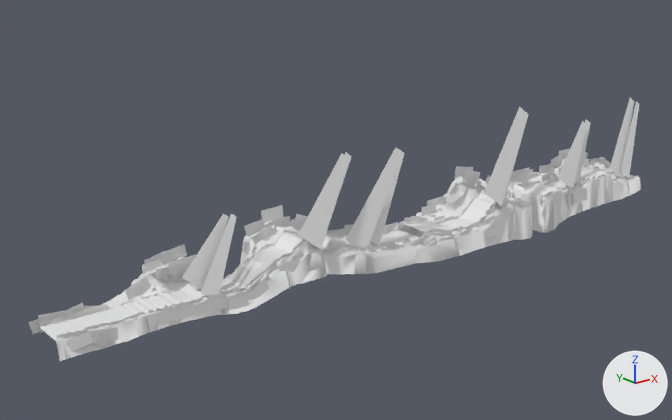
An edit to the FBX model Assets/Arts/Map/Models/Theme_01/Forest_08.fbx, drawn before and after from the same camera.
One viewpoint serves both versions: a 50 mm camera at (-119.0, -323.0, 154.0) aimed at (167.0, 35.0, 10.0). The lights are fixed; the arrows at lower right show +X, +Y and +Z. Where no turn or scale is listed for an object, it has been applied to the vertices. Vertices at the same position are counted once.

The first picture shows 'Ground_01', 'Light_01', 'Mountain_01', 'Tree_01'.
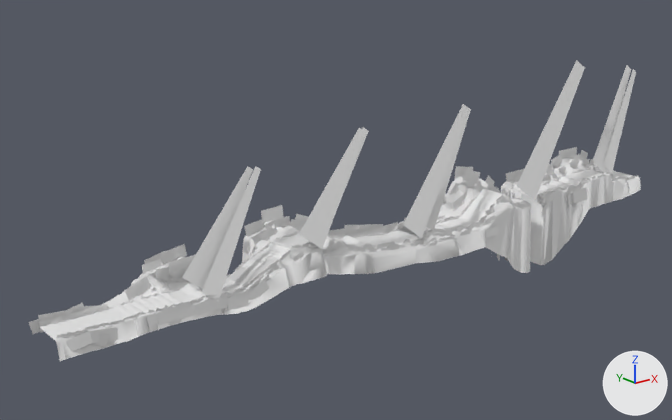
Changed parts and their boxes (x1, y1, x2, y2) in the pictures (672 x 420 px; the box of a moved part takes in the faces that stretch with it):
```json
{"object": "Light_01", "change": "reshaped", "before": [182, 97, 639, 302], "after": [182, 60, 636, 302], "on screen": "18% taller"}
{"object": "Mountain_01", "change": "reshaped", "before": [54, 159, 641, 361], "after": [54, 158, 641, 361]}
{"part": 1, "of": "me_mesh_001", "change": "moved or reshaped", "before": [505, 114, 529, 197], "after": [517, 60, 585, 201]}
{"part": 2, "of": "me_mesh_001", "change": "moved or reshaped", "before": [621, 102, 639, 178], "after": [593, 65, 631, 173]}
{"part": 3, "of": "me_mesh_001", "change": "rebuilt", "before": [610, 97, 634, 177], "after": [603, 69, 636, 172], "on screen": "36% wider, 28% taller"}
{"part": 4, "of": "me_mesh_001", "change": "deleted", "before": [558, 121, 587, 188]}
{"part": 5, "of": "me_mesh_001", "change": "deleted", "before": [575, 119, 591, 185]}
{"part": 6, "of": "me_mesh_001", "change": "moved or reshaped", "before": [195, 107, 528, 299], "after": [194, 104, 555, 299]}
{"part": 7, "of": "me_mesh_003", "change": "moved or reshaped", "before": [240, 229, 317, 270], "after": [242, 229, 318, 270]}
{"part": 8, "of": "me_mesh_003", "change": "moved or reshaped", "before": [485, 184, 589, 247], "after": [485, 184, 589, 273]}
```

Edits to the scene script, one JSON object a line:
```json
{"block": "me_mesh_001", "where": "# used by ob_light_01; location = (170.1, 3.2, 19.1)"}
{"op": "remove", "block": "me_mesh_001", "code": "me_mesh_001.from_pydata(...)  # 120 vertices, 48 faces; spans x -110.0..231.0, y -9.0..17.0, z -21.0..34.0"}
{"op": "add", "block": "me_mesh_001", "code": "me_mesh_001.from_pydata(...)  # 100 vertices, 40 faces; spans x -110.0..232.0, y -9.0..22.0, z -21.0..56.0"}
{"block": "me_mesh_001", "change": "me_mesh_001 part 1: the loose piece of 10 vertices spanning x 79.0..124.0, y -4.0..16.0, z -11.0..31.0 is scaled about its middle by (1.66, 1.07, 1.67), then moved by (29.0, -4.0, 10.0)"}
{"block": "me_mesh_001", "change": "me_mesh_001 part 2: the loose piece of 10 vertices spanning x 191.0..231.0, y -7.0..14.0, z -18.0..23.0 is scaled about its middle by (1.55, 1.17, 1.39), then moved by (-11.0, 7.0, 14.0)"}
{"block": "me_mesh_001", "change": "me_mesh_001 part 3: the loose piece of 10 vertices spanning x 183.0..229.0, y -6.0..17.0, z -18.0..26.0 is rebuilt with 10 vertices and now spans x 177.0..232.0, y -3.0..19.0, z -13.0..43.0"}
{"block": "me_mesh_001", "change": "me_mesh_001 part 4: the loose piece of 10 vertices spanning x 132.0..170.0, y -6.0..9.0, z -16.0..20.0 is deleted"}
{"block": "me_mesh_001", "change": "me_mesh_001 part 5: the loose piece of 10 vertices spanning x 141.0..177.0, y -4.0..11.0, z -15.0..19.0 is deleted"}
{"block": "me_mesh_001", "change": "me_mesh_001 part 6: 59 vertices removed from x -103.0..119.0, y -9.0..15.0, z -19.0..34.0; 59 vertices added at x -102.0..172.0, y -9.0..16.0, z -19.0..53.0"}
{"block": "me_mesh_003", "where": "# used by ob_mountain_01; location = (0.0, 0.0, 0.0)"}
{"op": "remove", "block": "me_mesh_003", "code": "me_mesh_003.from_pydata(...)  # 1467 vertices, 1725 faces; spans x 0.0..382.0, y -10.0..32.0, z -17.0..17.0"}
{"op": "add", "block": "me_mesh_003", "code": "me_mesh_003.from_pydata(...)  # 1467 vertices, 1725 faces; spans x 0.0..382.0, y -10.0..32.0, z -37.0..17.0"}
{"block": "me_mesh_003", "change": "me_mesh_003 part 7: 50 of 1467 vertices moved; they spanned x 77.0..149.0, y -3.0..26.0, z -13.0..14.0 and now span x 79.0..149.0, y -3.0..26.0, z -13.0..12.0; mean shift (-1.0, 0.0, -2.0); largest move (103.0, 23.0, -1.0) -> (103.0, 23.0, -11.0)"}
{"block": "me_mesh_003", "change": "me_mesh_003 part 8: 49 of 1467 vertices moved; they spanned x 247.0..321.0, y -7.0..27.0, z -17.0..10.0 and now span x 247.0..321.0, y -7.0..27.0, z -37.0..11.0; mean shift (0.0, 0.0, -12.0); largest move (274.0, 16.0, -16.0) -> (274.0, 16.0, -37.0)"}
```
